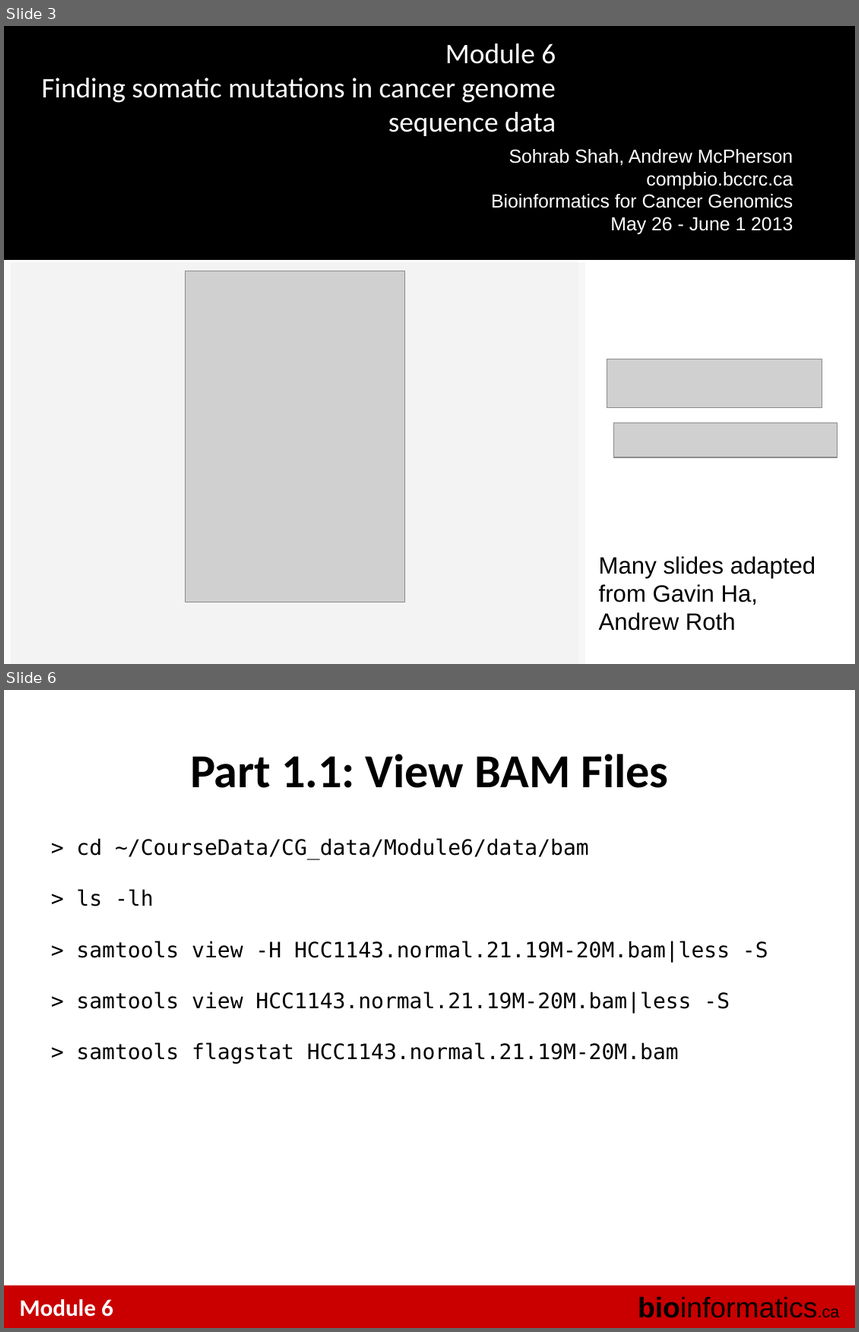
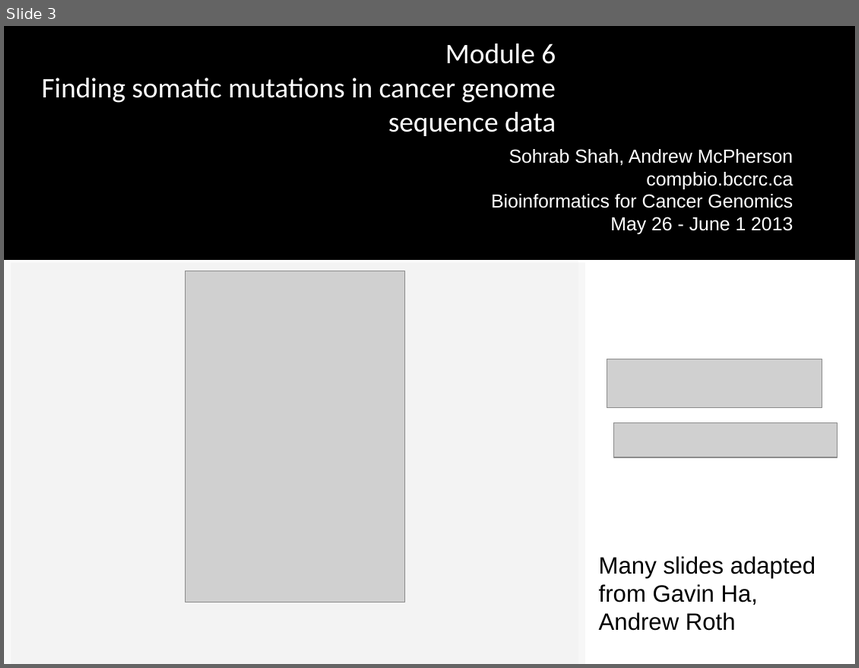
Before and after one commit to tinyheero/BICG-2016, a slide deck: snvs/content/BiCG_2012_Module6_Lab_shah.ppt. Shown one above the other, each under a label of ours: slides 3 and 6 before the commit, slide 3 after it; the slides between them are not shown. The pictures are 859x1332 and 859x668 pixels, drawn with LibreOffice and Linux fonts; fonts in the diff are those of the drawing; grey boxes stand for pictures; background and template pictures are left out. Boxes give left, top, right and bottom in pixels: in the first picture for what was removed or moved away, otherwise in the second. Text is boxed around its words. In the diff, an @@ line names an element or a change of style, - is before the commit and + after.

```diff
--- a/snvs/content/BiCG_2012_Module6_Lab_shah.ppt
+++ b/snvs/content/BiCG_2012_Module6_Lab_shah.ppt
@@ slide 6 removed at [4, 690, 855, 1328], background #FFFFFF @@
@@ text removed at [190, 754, 669, 788] @@
-Part 1.1: View BAM Files
@@ text removed at [76, 838, 769, 1064] @@
-> cd ~/CourseData/CG_data/Module6/data/bam
-> ls -lh
-> samtools view -H HCC1143.normal.21.19M-20M.bam|less -S
-> samtools view HCC1143.normal.21.19M-20M.bam|less -S
-> samtools flagstat HCC1143.normal.21.19M-20M.bam
@@ rectangle removed at [4, 1286, 855, 1328] @@
@@ text removed at [19, 1300, 113, 1317] @@
-Module 6
@@ text removed at [638, 1297, 840, 1319] @@
-bioinformatics.ca
```
Also in this commit, not shown: 15 slides changed, 4 slides added, 7 other slides removed.
